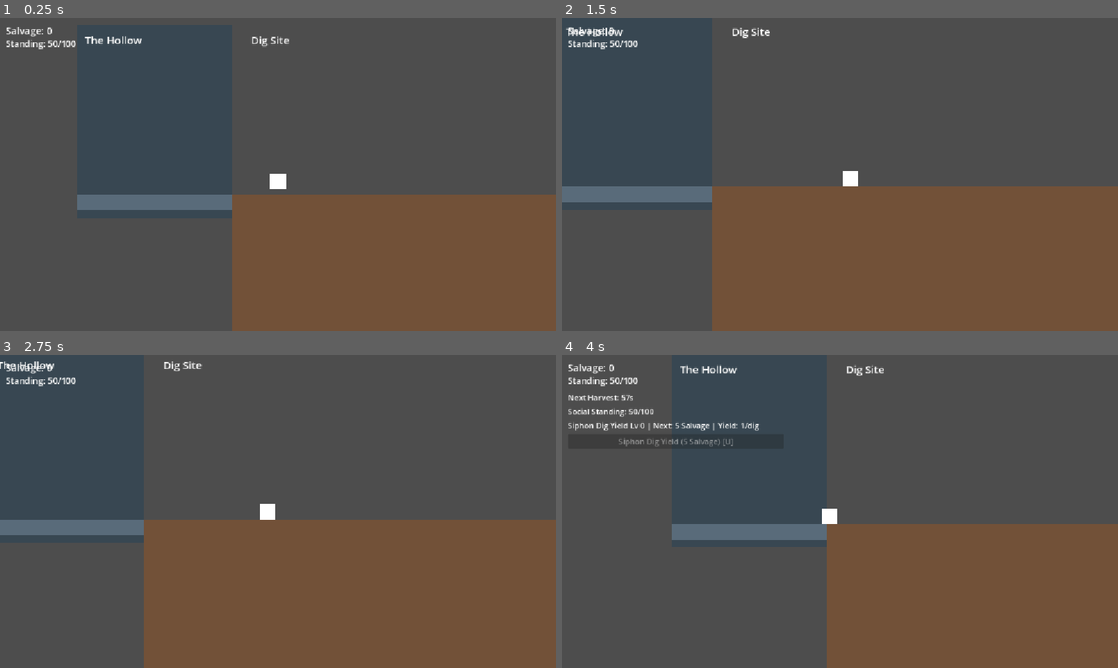
Above: before the commit, frames 1-4 (two rows, left to right).
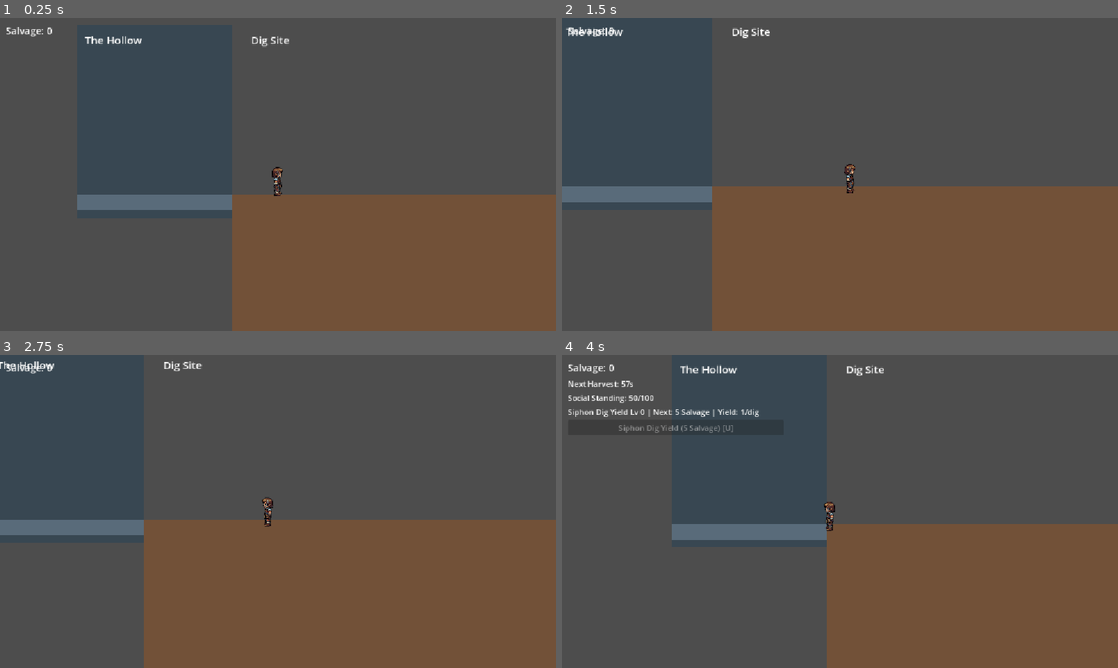
Above: after the commit, the same moments.

Repository: jmpanackal/Crater
Game: Godot game, scene res://main.tscn
Two runs of this game, one before a commit and one after it. Both use one fixed random seed, a clock stepped at 60 frames per second and the inputs below.
Inputs:
- Up to frame 1 (0.25 s): no input
- Up to frame 2 (1.5 s): tap Enter (ui_accept) at 0.5, 0.77 s; hold Right (ui_right) from 0.53 s (still down); tap R (dig) at 0.6, 1.35 s
- Up to frame 3 (2.75 s): tap Enter (ui_accept) at 1.52 s; release Right (ui_right) at 2.03 s; hold Left (ui_left) from 2.03 s (still down); tap R (dig) at 2.1 s
- Up to frame 4 (4 s): keep holding Left (ui_left); tap R (dig) at 2.85, 3.6 s; tap Enter (ui_accept) at 3.02, 3.77 s

The runs differ from the first frame. In frame 1, 0.4% of the frame differs, in the area x 1-52%, y 7-57%; in frame 2, 0.4%; in frame 3, 0.4%; in frame 4, 1.7%, in the area x 1-50%, y 7-57%.

Commit message:
Replace player ColorRect with 8-direction idle AnimatedSprite2D.
Imports PixelLab idle rotations under sprites/player/idle and drives facing from existing dig/move aim input (diagonals for visuals only).

Co-authored-by: Cursor <cursoragent@cursor.com>

Diff:
--- a/main.tscn
+++ b/main.tscn
@@ -1,11 +1,10 @@
-[gd_scene load_steps=10 format=3]
+[gd_scene load_steps=9 format=3]
 
 [ext_resource type="Script" path="res://player.gd" id="1_player"]
 [ext_resource type="Script" path="res://terrain.gd" id="2_terrain"]
 [ext_resource type="Script" path="res://salvage_hud.gd" id="3_salvage_hud"]
 [ext_resource type="Script" path="res://upgrade_hud.gd" id="4_upgrade_hud"]
 [ext_resource type="Script" path="res://hollow_zone.gd" id="5_hollow"]
-[ext_resource type="Script" path="res://standing_hud.gd" id="6_standing"]
 
 [sub_resource type="RectangleShape2D" id="RectangleShape2D_player"]
 size = Vector2(32, 32)
@@ -73,9 +72,8 @@
 script = ExtResource("1_player")
 terrain = NodePath("../Terrain")
 
-[node name="ColorRect" type="ColorRect" parent="Player"]
-offset_right = 32.0
-offset_bottom = 32.0
+[node name="AnimatedSprite2D" type="AnimatedSprite2D" parent="Player"]
+position = Vector2(16, 16)
 
 [node name="CollisionShape2D" type="CollisionShape2D" parent="Player"]
 position = Vector2(16, 16)
@@ -97,21 +95,12 @@
 text = "Salvage: 0"
 script = ExtResource("3_salvage_hud")
 
-[node name="StandingLabel" type="Label" parent="UI"]
-offset_left = 12.0
-offset_top = 40.0
-offset_right = 280.0
-offset_bottom = 68.0
-theme_override_font_sizes/font_size = 18
-text = "Standing: 50/100"
-script = ExtResource("6_standing")
-
 [node name="UpgradePanel" type="VBoxContainer" parent="UI"]
 visible = false
 offset_left = 12.0
-offset_top = 76.0
+offset_top = 48.0
 offset_right = 460.0
-offset_bottom = 220.0
+offset_bottom = 200.0
 theme_override_constants/separation = 6
 script = ExtResource("4_upgrade_hud")
 
--- a/player.gd
+++ b/player.gd
@@ -1,7 +1,7 @@
 extends CharacterBody2D
-## Placeholder player controller.
-## Digging aims in four cardinal directions through TerrainLayer.dig_in_direction —
-## never hardcoded per-axis removal, so up/down expeditions reuse the same call.
+## Player controller — movement, dig aim, and 8-dir idle visuals.
+## Digging still uses 4 cardinal directions; sprite facing reuses the same aim
+## input but keeps diagonals for the 8-direction idle set.
 
 const SPEED := 200.0
 const JUMP_VELOCITY := -400.0
@@ -9,14 +9,22 @@
 
 @export var terrain: TerrainLayer
 
-# Last dig/move aim (any cardinal). Used when R is pressed with no aim keys held.
+@onready var _sprite: AnimatedSprite2D = $AnimatedSprite2D
+
+# Last dig aim (cardinal only). Used when R is pressed with no aim keys held.
 var _aim_dir := Vector2i.RIGHT
+
+# Last visual facing (may be diagonal). Drives idle_* animations.
+var _facing_8 := Vector2i(1, 0) # east / right default
 
 
 func _ready() -> void:
 	add_to_group("player")
 	if terrain == null:
 		terrain = get_node_or_null("../Terrain") as TerrainLayer
+	if _sprite:
+		_sprite.sprite_frames = _build_idle_frames()
+		_play_idle_for_facing()
 
 
 func _physics_process(delta: float) -> void:
@@ -33,15 +41,23 @@
 	if Input.is_action_pressed("ui_right") or Input.is_physical_key_pressed(KEY_D):
 		move_x += 1.0
 
-	# Update aim from held keys (WASD / arrows). Vertical can aim without flying.
+	# Dig aim: 4-dir (vertical wins) — same as before.
 	var held_aim := _read_held_aim()
 	if held_aim != Vector2i.ZERO:
 		_aim_dir = held_aim
 	elif move_x != 0.0:
 		_aim_dir = Vector2i.RIGHT if move_x > 0.0 else Vector2i.LEFT
 
+	# Visual facing: same WASD/arrows, but keep diagonals for 8-dir sprites.
+	var visual := _read_visual_dir()
+	if visual != Vector2i.ZERO:
+		_facing_8 = visual
+	elif move_x != 0.0:
+		_facing_8 = Vector2i.RIGHT if move_x > 0.0 else Vector2i.LEFT
+
 	velocity.x = move_x * SPEED
 	move_and_slide()
+	_play_idle_for_facing()
 
 	if Input.is_action_just_pressed("dig"):
 		_try_dig()
@@ -60,11 +76,27 @@
 	terrain.dig_in_direction(origin, dig_dir)
 
 
-## Current aim from WASD / arrows. Vertical wins over horizontal if both held
+## Current dig aim from WASD / arrows. Vertical wins over horizontal if both held
 ## so "hold W + R" digs up even while also nudging left/right.
 func _read_held_aim() -> Vector2i:
+	var aim := _read_raw_aim()
+	if aim.y != 0:
+		return Vector2i(0, signi(aim.y))
+	if aim.x != 0:
+		return Vector2i(signi(aim.x), 0)
+	return Vector2i.ZERO
+
+
+## Same keys as dig aim, but diagonals are kept for sprite facing.
+func _read_visual_dir() -> Vector2i:
+	var aim := _read_raw_aim()
+	if aim == Vector2i.ZERO:
+		return Vector2i.ZERO
+	return Vector2i(signi(aim.x), signi(aim.y))
+
+
+func _read_raw_aim() -> Vector2i:
 	var aim := Vector2i.ZERO
-
 	if Input.is_action_pressed("ui_left") or Input.is_physical_key_pressed(KEY_A):
 		aim.x -= 1
 	if Input.is_action_pressed("ui_right") or Input.is_physical_key_pressed(KEY_D):
@@ -73,9 +105,61 @@
 		aim.y -= 1
 	if Input.is_action_pressed("ui_down") or Input.is_physical_key_pressed(KEY_S):
 		aim.y += 1
+	return aim
 
-	if aim.y != 0:
-		return Vector2i(0, signi(aim.y))
-	if aim.x != 0:
-		return Vector2i(signi(aim.x), 0)
-	return Vector2i.ZERO
+
+func _play_idle_for_facing() -> void:
+	if _sprite == null or _sprite.sprite_frames == null:
+		return
+	var anim := facing_to_idle_anim(_facing_8)
+	if _sprite.animation != anim or not _sprite.is_playing():
+		_sprite.play(anim)
+
+
+## Maps a Vector2i facing to PixelLab idle animation names (south = +Y).
+static func facing_to_idle_anim(dir: Vector2i) -> StringName:
+	var x := signi(dir.x)
+	var y := signi(dir.y)
+	if x == 0 and y == 0:
+		return &"idle_east"
+	if x == 0 and y > 0:
+		return &"idle_south"
+	if x == 0 and y < 0:
+		return &"idle_north"
+	if y == 0 and x > 0:
+		return &"idle_east"
+	if y == 0 and x < 0:
+		return &"idle_west"
+	if x > 0 and y > 0:
+		return &"idle_south_east"
+	if x < 0 and y > 0:
+		return &"idle_south_west"
+	if x > 0 and y < 0:
+		return &"idle_north_east"
+	return &"idle_north_west"
+
+
+func _build_idle_frames() -> SpriteFrames:
+	var frames := SpriteFrames.new()
+	var paths := {
+		&"idle_south": "res://sprites/player/idle/south.png",
+		&"idle_south_east": "res://sprites/player/idle/south-east.png",
+		&"idle_east": "res://sprites/player/idle/east.png",
+		&"idle_north_east": "res://sprites/player/idle/north-east.png",
+		&"idle_north": "res://sprites/player/idle/north.png",
+		&"idle_north_west": "res://sprites/player/idle/north-west.png",
+		&"idle_west": "res://sprites/player/idle/west.png",
+		&"idle_south_west": "res://sprites/player/idle/south-west.png",
+	}
+	# Remove the default empty animation Godot adds.
+	if frames.has_animation(&"default"):
+		frames.remove_animation(&"default")
+
+	for anim_name in paths.keys():
+		frames.add_animation(anim_name)
+		frames.set_animation_loop(anim_name, true)
+		frames.set_animation_speed(anim_name, 1.0)
+		var tex: Texture2D = load(paths[anim_name])
+		if tex:
+			frames.add_frame(anim_name, tex)
+	return frames
--- /dev/null
+++ b/sprites/player/metadata.json
@@ -0,0 +1,36 @@
+{
+  "group_id": "e62c3bee-090a-4903-88bf-4de0e41f0230",
+  "states": [
+    {
+      "character": {
+        "id": "3a24577c-c887-4ab6-8c52-e49e664e4549",
+        "name": "Idle",
+        "prompt": "A small pixel art character sprite of a young person, front-facing, in detailed painterly pixel art style (Eastward/Owlboy level of detail, not minimalist 8-bit). Practical, worn clothing made from patched fabric and reused scrap materials \u2014 a small satchel or pouch at the hip, simple sturdy boots, sleeves rolled up. No armor, no weapons \u2014 this is a curious kid, not a warrior. Muted, earthy color palette (browns, rust, faded blues) with one small accent of warm amber or teal to stand out against dark underground backgrounds. Simple, clean silhouette that reads clearly at small size. Transparent background, no ground shadow baked in.",
+        "size": {
+          "width": 64,
+          "height": 64
+        },
+        "template_id": "mannequin",
+        "directions": 8,
+        "view": "low top-down",
+        "created_at": "2026-09-10T07:41:23.346277+00:00"
+      },
+      "folder": "Idle",
+      "frames": {
+        "rotations": {
+          "south": "Idle/rotations/south.png",
+          "south-east": "Idle/rotations/south-east.png",
+          "east": "Idle/rotations/east.png",
+          "north-east": "Idle/rotations/north-east.png",
+          "north": "Idle/rotations/north.png",
+          "north-west": "Idle/rotations/north-west.png",
+          "west": "Idle/rotations/west.png",
+          "south-west": "Idle/rotations/south-west.png"
+        },
+        "animations": {}
+      }
+    }
+  ],
+  "export_version": "3.1",
+  "export_date": "2026-09-10T07:44:12.231037"
+}
--- a/standing_hud.gd
+++ /dev/null
@@ -1,24 +0,0 @@
-extends Label
-## Always-visible Social Standing readout (tension follows you to the Dig Site too).
-
-var _community: Node
-
-
-func _ready() -> void:
-	_community = get_tree().root.get_node_or_null("Community")
-	if _community == null:
-		text = "Standing: ?"
-		return
-	_community.social_standing_changed.connect(_on_standing_changed)
-	_refresh(_community.get_social_standing())
-
-
-func _on_standing_changed(new_standing: int) -> void:
-	_refresh(new_standing)
-
-
-func _refresh(standing: int) -> void:
-	if _community == null:
-		text = "Standing: ?"
-		return
-	text = "Standing: %d/%d" % [standing, _community.SOCIAL_STANDING_MAX]
--- /dev/null
+++ b/tests/test_player_sprite.gd
@@ -0,0 +1,108 @@
+extends SceneTree
+## 8-dir idle mapping, textures load, dig still works, ColorRect replaced.
+
+
+func _init() -> void:
+	call_deferred("_run_tests")
+
+
+func _run_tests() -> void:
+	var cases := {
+		Vector2i(0, 1): &"idle_south",
+		Vector2i(0, -1): &"idle_north",
+		Vector2i(1, 0): &"idle_east",
+		Vector2i(-1, 0): &"idle_west",
+		Vector2i(1, 1): &"idle_south_east",
+		Vector2i(-1, 1): &"idle_south_west",
+		Vector2i(1, -1): &"idle_north_east",
+		Vector2i(-1, -1): &"idle_north_west",
+	}
+	for dir in cases.keys():
+		var expected: StringName = cases[dir]
+		var actual: StringName = _facing_to_idle_anim(dir)
+		if actual != expected:
+			push_error("FAIL facing %s -> %s expected %s" % [dir, actual, expected])
+			quit(1)
+			return
+		print("PASS facing ", dir, " -> ", actual)
+
+	var paths := [
+		"res://sprites/player/idle/south.png",
+		"res://sprites/player/idle/south-east.png",
+		"res://sprites/player/idle/east.png",
+		"res://sprites/player/idle/north-east.png",
+		"res://sprites/player/idle/north.png",
+		"res://sprites/player/idle/north-west.png",
+		"res://sprites/player/idle/west.png",
+		"res://sprites/player/idle/south-west.png",
+	]
+	for path in paths:
+		if load(path) == null:
+			push_error("FAIL missing texture %s" % path)
+			quit(1)
+			return
+	print("PASS all idle textures load")
+
+	var community: Node = root.get_node_or_null("Community")
+	if community:
+		community.set_paused(true)
+
+	var terrain := TerrainLayer.new()
+	root.add_child(terrain)
+	await process_frame
+	terrain.clear()
+	var center := Vector2i(10, 10)
+	for d in [Vector2i.LEFT, Vector2i.RIGHT, Vector2i.UP, Vector2i.DOWN]:
+		terrain.set_cell(center + d, 0, TerrainLayer.PLACEHOLDER_ATLAS)
+	var origin := terrain.to_global(terrain.map_to_local(center))
+	for d in [Vector2i.LEFT, Vector2i.RIGHT, Vector2i.UP, Vector2i.DOWN]:
+		if not terrain.dig_in_direction(origin, d):
+			push_error("FAIL dig %s" % d)
+			quit(1)
+			return
+	print("PASS dig still works in 4 directions")
+
+	var scene: Node = (load("res://main.tscn") as PackedScene).instantiate()
+	root.add_child(scene)
+	await process_frame
+	var player: Node = scene.get_node("Player")
+	if player.get_node_or_null("ColorRect") != null:
+		push_error("FAIL ColorRect placeholder still present")
+		quit(1)
+		return
+	var sprite: AnimatedSprite2D = player.get_node_or_null("AnimatedSprite2D")
+	if sprite == null:
+		push_error("FAIL AnimatedSprite2D missing")
+		quit(1)
+		return
+	if sprite.sprite_frames == null or sprite.sprite_frames.get_animation_names().is_empty():
+		push_error("FAIL sprite frames not built")
+		quit(1)
+		return
+	print("PASS player uses AnimatedSprite2D with idle frames (", sprite.animation, ")")
+
+	print("PLAYER_SPRITE_TESTS_PASSED")
+	quit(0)
+
+
+## Mirrors player.gd facing_to_idle_anim for headless checks.
+func _facing_to_idle_anim(dir: Vector2i) -> StringName:
+	var x := signi(dir.x)
+	var y := signi(dir.y)
+	if x == 0 and y == 0:
+		return &"idle_east"
+	if x == 0 and y > 0:
+		return &"idle_south"
+	if x == 0 and y < 0:
+		return &"idle_north"
+	if y == 0 and x > 0:
+		return &"idle_east"
+	if y == 0 and x < 0:
+		return &"idle_west"
+	if x > 0 and y > 0:
+		return &"idle_south_east"
+	if x < 0 and y > 0:
+		return &"idle_south_west"
+	if x > 0 and y < 0:
+		return &"idle_north_east"
+	return &"idle_north_west"
Not shown, added: community.gd.uid
Not shown, added: save_load.gd.uid
Binary file added: sprites/player/idle/east.png
Not shown, added: sprites/player/idle/east.png.import
Binary file added: sprites/player/idle/north-east.png
Not shown, added: sprites/player/idle/north-east.png.import
Binary file added: sprites/player/idle/north-west.png
Not shown, added: sprites/player/idle/north-west.png.import
Binary file added: sprites/player/idle/north.png
Not shown, added: sprites/player/idle/north.png.import
Binary file added: sprites/player/idle/south-east.png
Not shown, added: sprites/player/idle/south-east.png.import
(and 8 more such lines)
